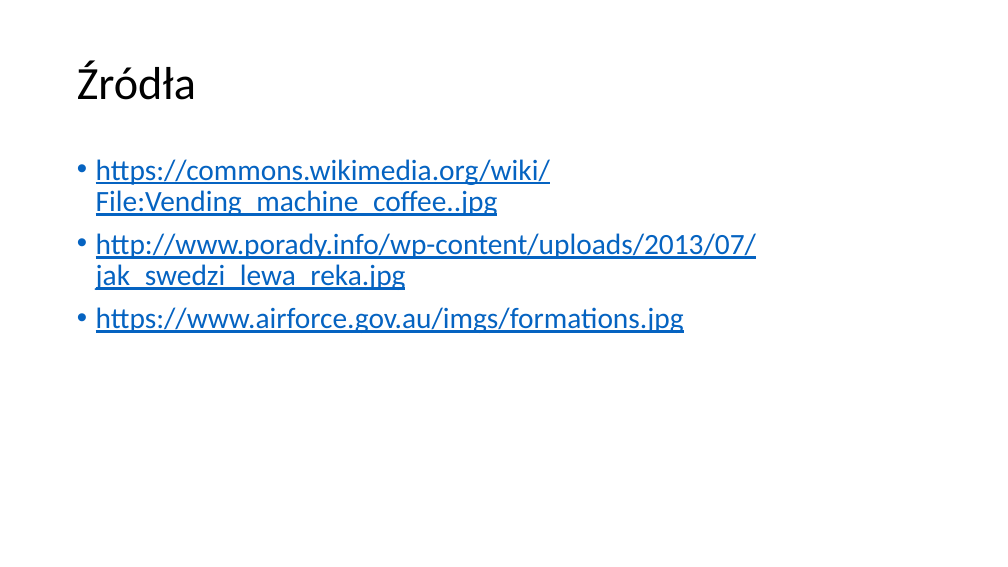
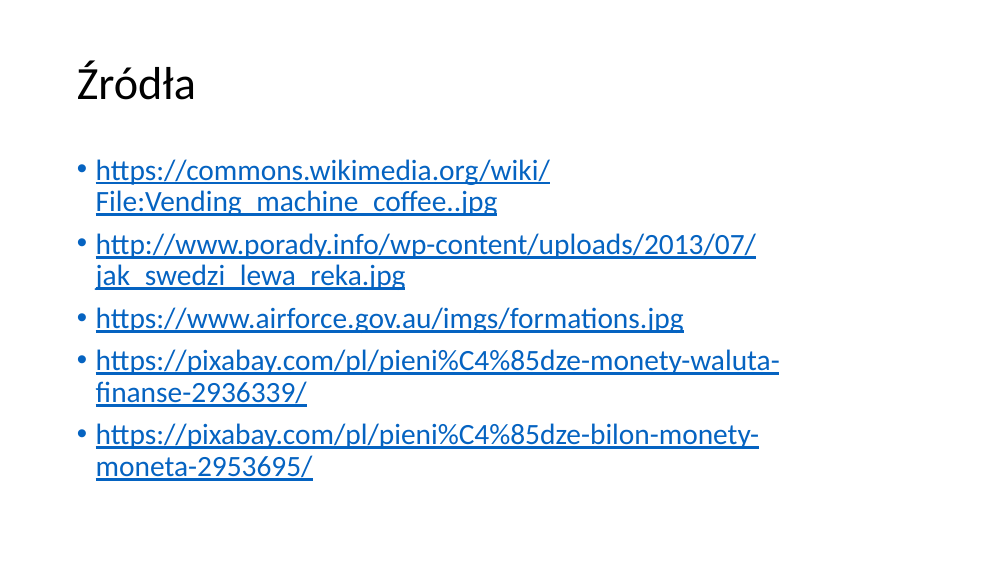
Before and after one commit to blackbat13/CS-HTiEW, a slide deck: slide 14 of Wprowadzenie do funkcji/I. Wprowadzenie do funkcji/Funkcje.pptx (slide 12 before the commit). Drawn at 1008x567 pixels with LibreOffice and Linux fonts; fonts in the diff are those of the drawing. Boxes give left, top, right and bottom in pixels: in the first picture for what was removed or moved away, otherwise in the second. Text is boxed around its words. In the diff, an @@ line names an element or a change of style, - is before the commit and + after.

```diff
--- a/Wprowadzenie do funkcji/I. Wprowadzenie do funkcji/Funkcje.pptx
+++ b/Wprowadzenie do funkcji/I. Wprowadzenie do funkcji/Funkcje.pptx
@@ text at [96,349,780,481]: paragraphs added @@
+• https://pixabay.com/pl/pieni%C4%85dze-monety-waluta-finanse-2936339/
+• https://pixabay.com/pl/pieni%C4%85dze-bilon-monety-moneta-2953695/
```
Also in this commit, not shown: 3 other slides changed, 2 slides added.
